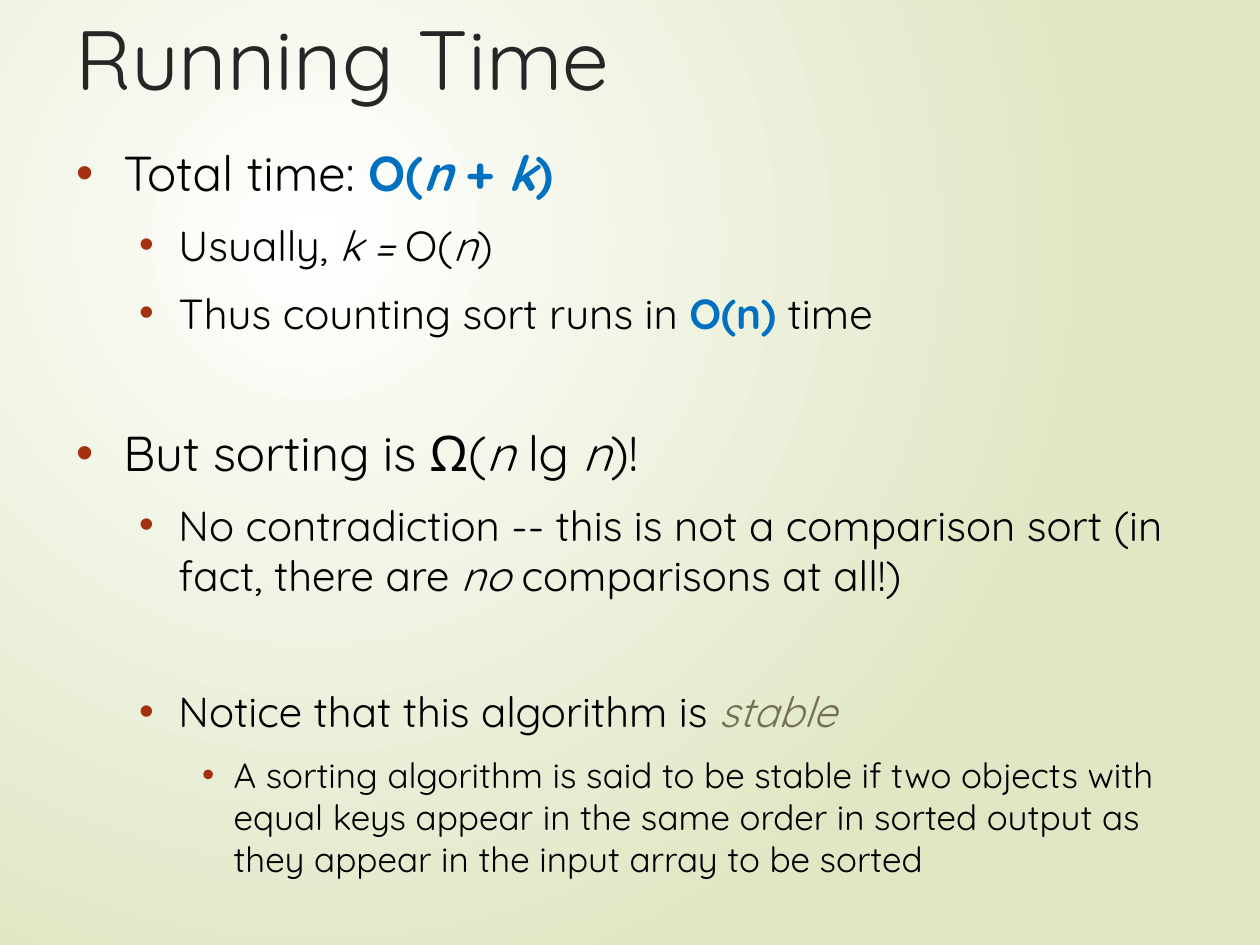
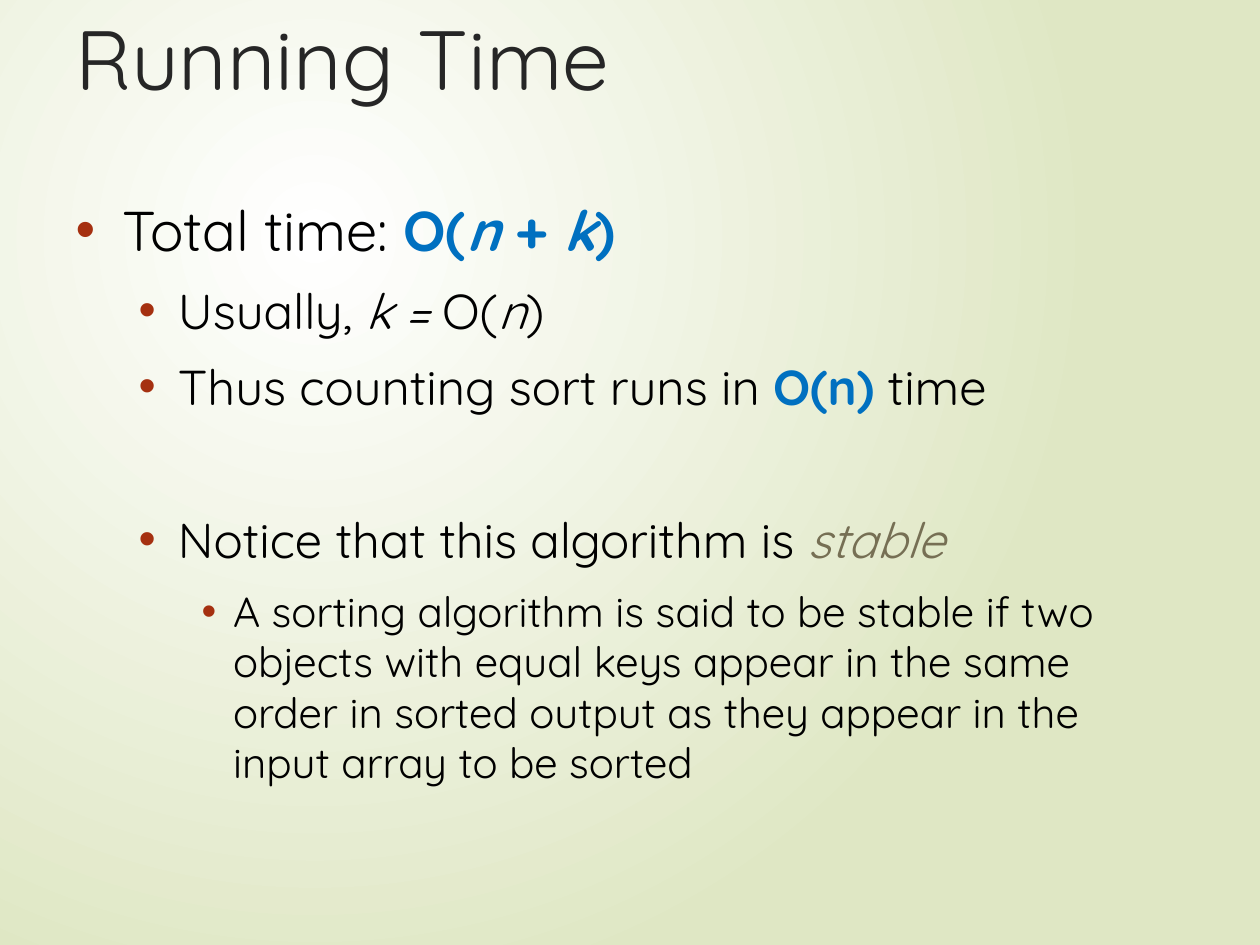
Before and after one commit to FurkanGozukara/CSE214_2018, a slide deck: slide 34 of Lecture Slides/06-Linearsorting.pptx. Drawn at 1260x945 pixels with LibreOffice and Linux fonts; fonts in the diff are those of the drawing. Boxes give left, top, right and bottom in pixels: in the first picture for what was removed or moved away, otherwise in the second. Text is boxed around its words. In the diff, an @@ line names an element or a change of style, - is before the commit and + after.

```diff
--- a/Lecture Slides/06-Linearsorting.pptx
+++ b/Lecture Slides/06-Linearsorting.pptx
@@ text "Total time: O(n + k)": place and size @@
-text "Total time: O(n + k)" at (123,154,1163,879)
+text "Total time: O(n + k)" at (123,209,1093,787)
@@ text "Total time: O(n + k)" at (123,209,1093,787): size 28 to 32 pt in "Total time: O(n + k)"; size 24 to 28 pt in "Usually, k = O(n)", "Thus counting sort runs in O(n) time", "Notice that this algorithm is stable"; size 20 to 24 pt in "A sorting algorithm is said to be ..." @@
@@ text at (123,434,1163,600): paragraphs removed @@
-• But sorting is Ω(n lg n)!
-  • No contradiction -- this is not a comparison sort (in fact, there are no comparisons at all!)
```
Also in this commit, not shown: 8 other slides changed, 1 slide added, 2 slides removed, 10 other files.
